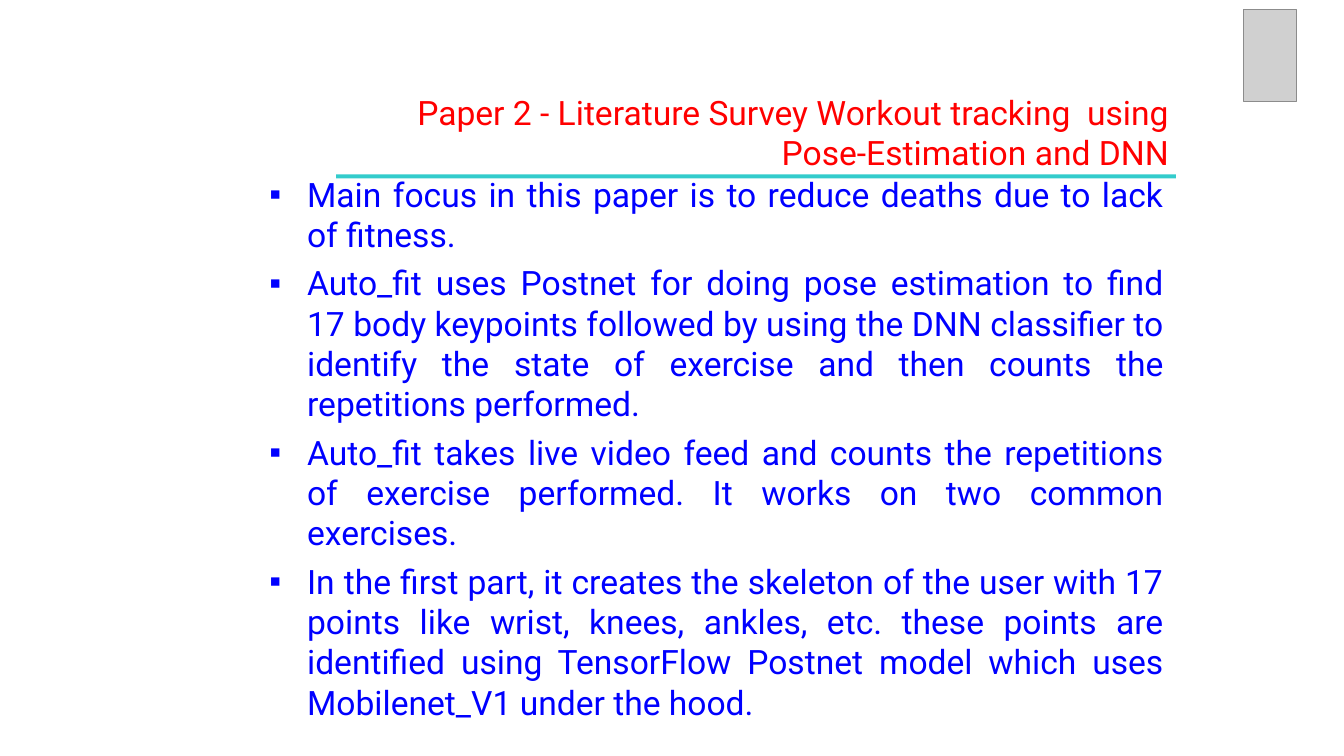
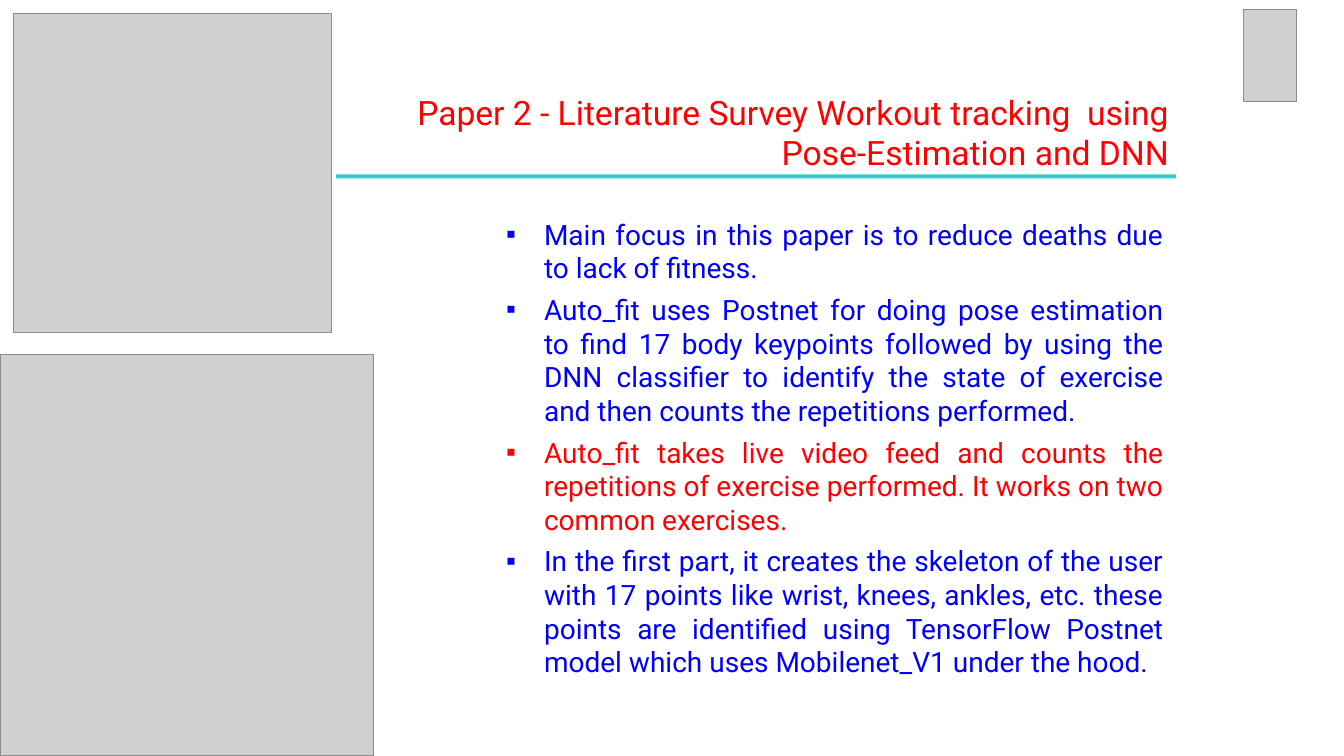
Before and after one commit to VishnuJG/CV-Workout, a slide deck: slide 11 of LiteratureSurvey/UE19CS390A_REVIEW 2.pptx (slide 12 before the commit). Drawn at 1344x756 pixels with LibreOffice and Linux fonts; fonts in the diff are those of the drawing; grey boxes stand for pictures. Boxes give left, top, right and bottom in pixels: in the first picture for what was removed or moved away, otherwise in the second. Text is boxed around its words. In the diff, an @@ line names an element or a change of style, - is before the commit and + after.

```diff
--- a/LiteratureSurvey/UE19CS390A_REVIEW 2.pptx
+++ b/LiteratureSurvey/UE19CS390A_REVIEW 2.pptx
@@ picture added at (14, 14, 332, 333) @@
@@ text "Main focus in this paper ...": place and size @@
-text "Main focus in this paper ..." at (307, 176, 1163, 718)
+text "Main focus in this paper ..." at (544, 223, 1163, 674)
@@ text "Main focus in this paper ..." at (544, 223, 1163, 674): size 24 to 20 pt; text colour #0000FF to #FF0000 in "Auto_fit takes live video feed and counts ..." @@
@@ picture added at (0, 355, 373, 756) @@
```
Also in this commit, not shown: 17 other slides changed, 7 slides added, 3 slides removed, 1 other file.
